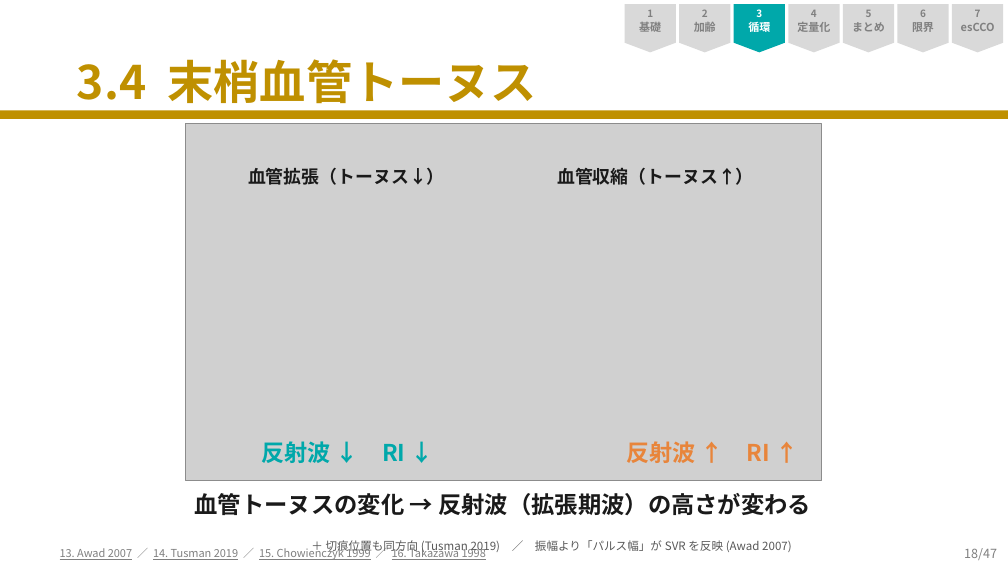
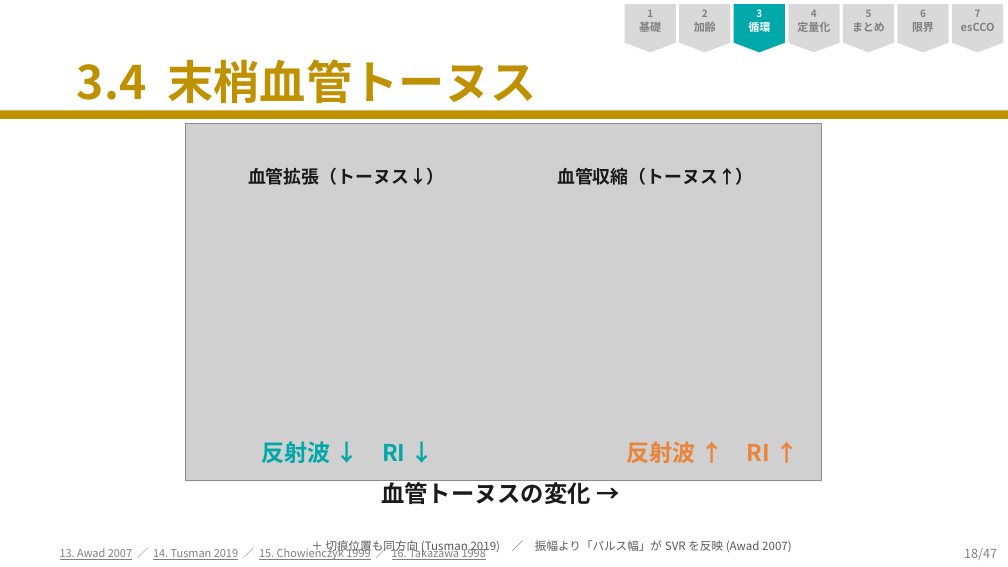
Before and after one commit to nobumitsu-3141/ppg-study, a slide deck: slide 18 of SpO2PPG_revised_websafe.pptx. Drawn at 1008x567 pixels with LibreOffice and Linux fonts; fonts in the diff are those of the drawing; grey boxes stand for pictures. Boxes give left, top, right and bottom in pixels: in the first picture for what was removed or moved away, otherwise in the second. Text is boxed around its words. In the diff, an @@ line names an element or a change of style, - is before the commit and + after.

```diff
--- a/SpO2PPG_revised_websafe.pptx
+++ b/SpO2PPG_revised_websafe.pptx
@@ text at box(381, 479, 591, 504): text changed @@
-血管トーヌスの変化 → 反射波（拡張期波）の高さが変わる
+血管トーヌスの変化 →
```
Also in this commit, not shown: 16 other slides changed, 3 other files.
